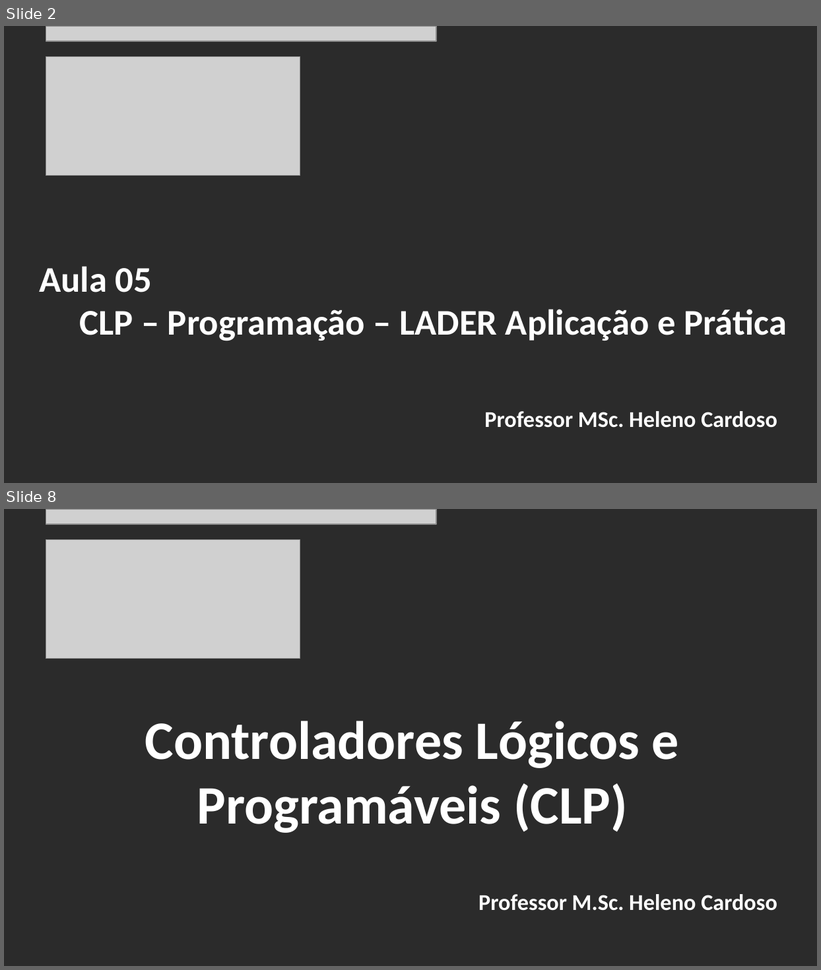
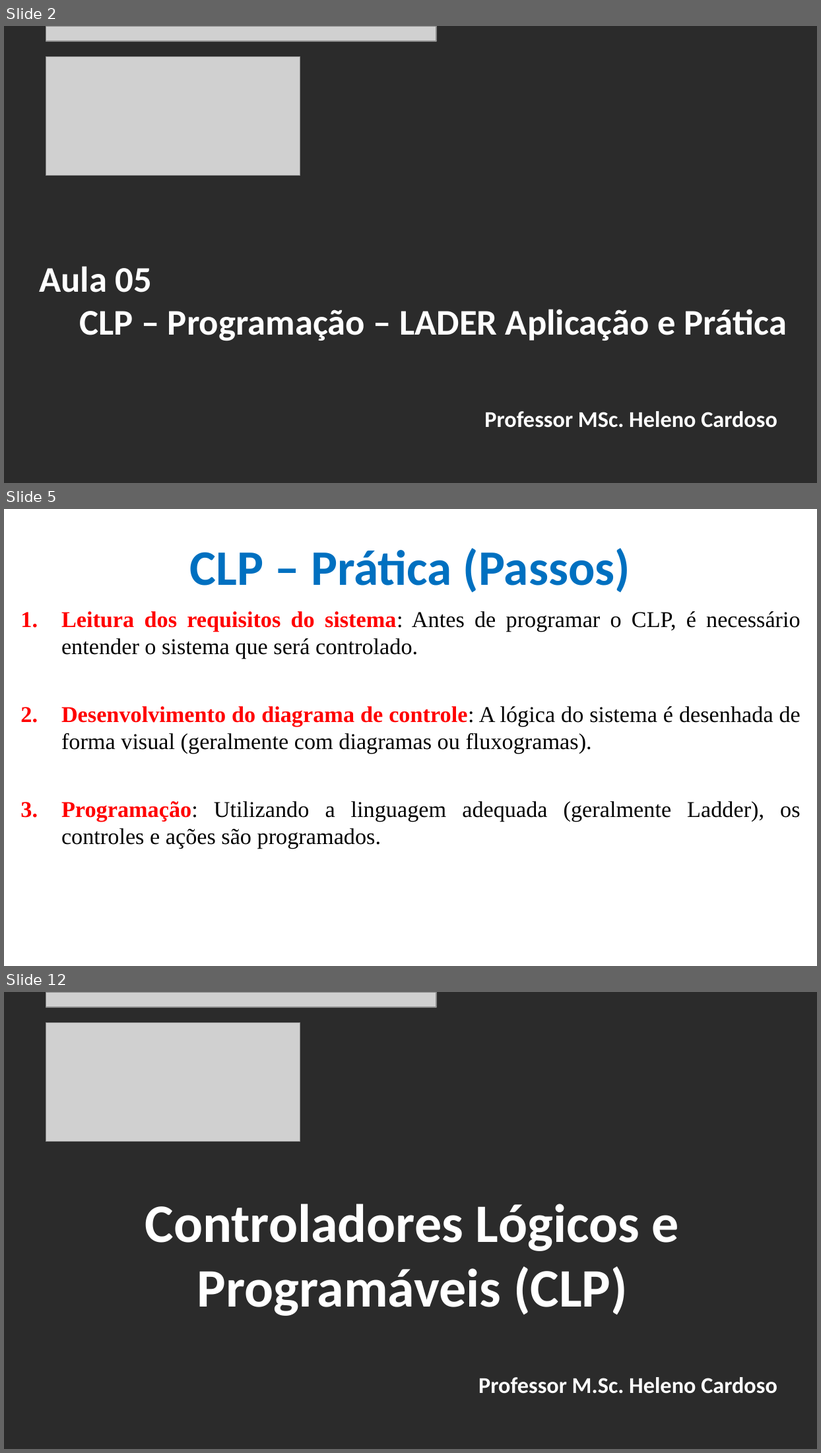
Before and after one commit to CloudEducationBrazil/WydenUniRuyControladoresLogicosProgCLP, a slide deck: 01 Classes/Aula5 - CLP - Programação - Ling LADER Aplicações e Prática.pptx. Shown one above the other, each under a label of ours: slides 2 and 8 before the commit, slides 2, 5 and 12 after it; the slides between them are not shown. The pictures are 821x970 and 821x1453 pixels, drawn with LibreOffice and Linux fonts; fonts in the diff are those of the drawing; grey boxes stand for pictures; background and template pictures are left out; a plain dark background stands for a picture behind light text. Boxes give left, top, right and bottom in pixels: in the first picture for what was removed or moved away, otherwise in the second. Text is boxed around its words. In the diff, an @@ line names an element or a change of style, - is before the commit and + after.

```diff
--- a/01 Classes/Aula5 - CLP - Programação - Ling LADER Aplicações e Prática.pptx
+++ b/01 Classes/Aula5 - CLP - Programação - Ling LADER Aplicações e Prática.pptx
@@ slide 5 added at [4, 509, 817, 966], background picture (left out) @@
@@ title added at [190, 548, 630, 593], 44 pt, text #0070C0, bold @@
+CLP – Prática (Passos)
@@ text added at [61, 611, 801, 849], 20 pt, text #000000 @@
+1. Leitura dos requisitos do sistema: Antes de programar o CLP, é necessário entender o sistema que será controlado.
+2. Desenvolvimento do diagrama de controle: A lógica do sistema é desenhada de forma visual (geralmente com diagramas ou fluxogramas).
+3. Programação: Utilizando a linguagem adequada (geralmente Ladder), os controles e ações são programados.
@@ what was slide 8 is now slide 12 @@
```
Also in this commit, not shown: 5 slides changed, 3 other slides added, 6 other files.
